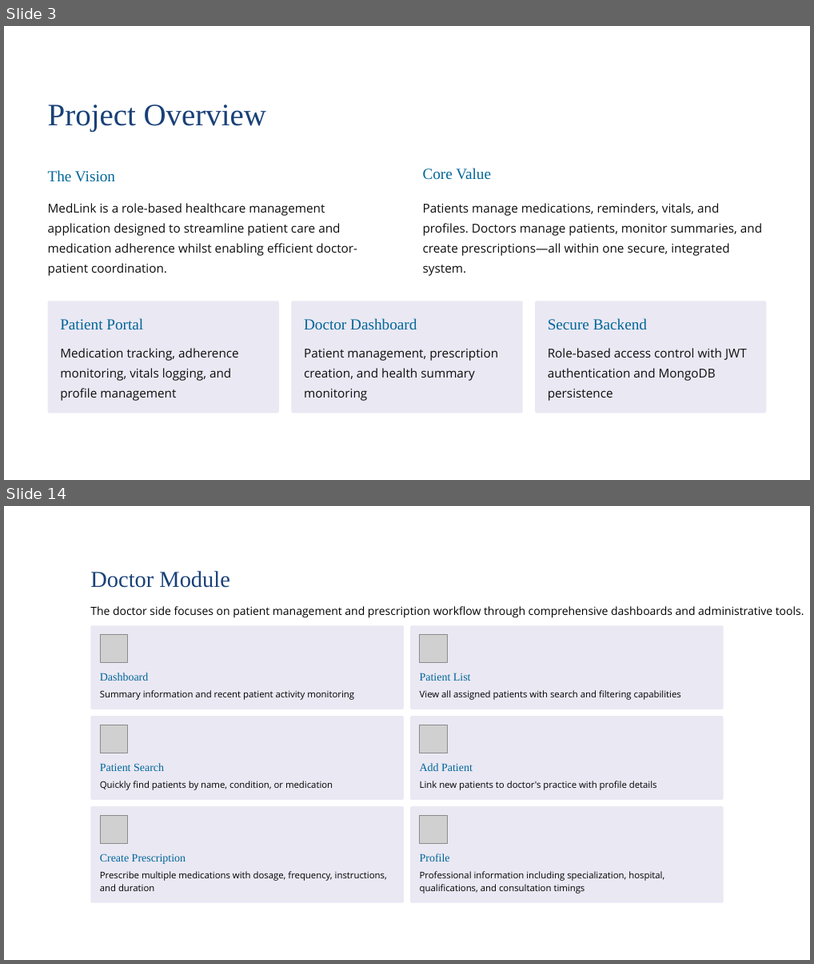
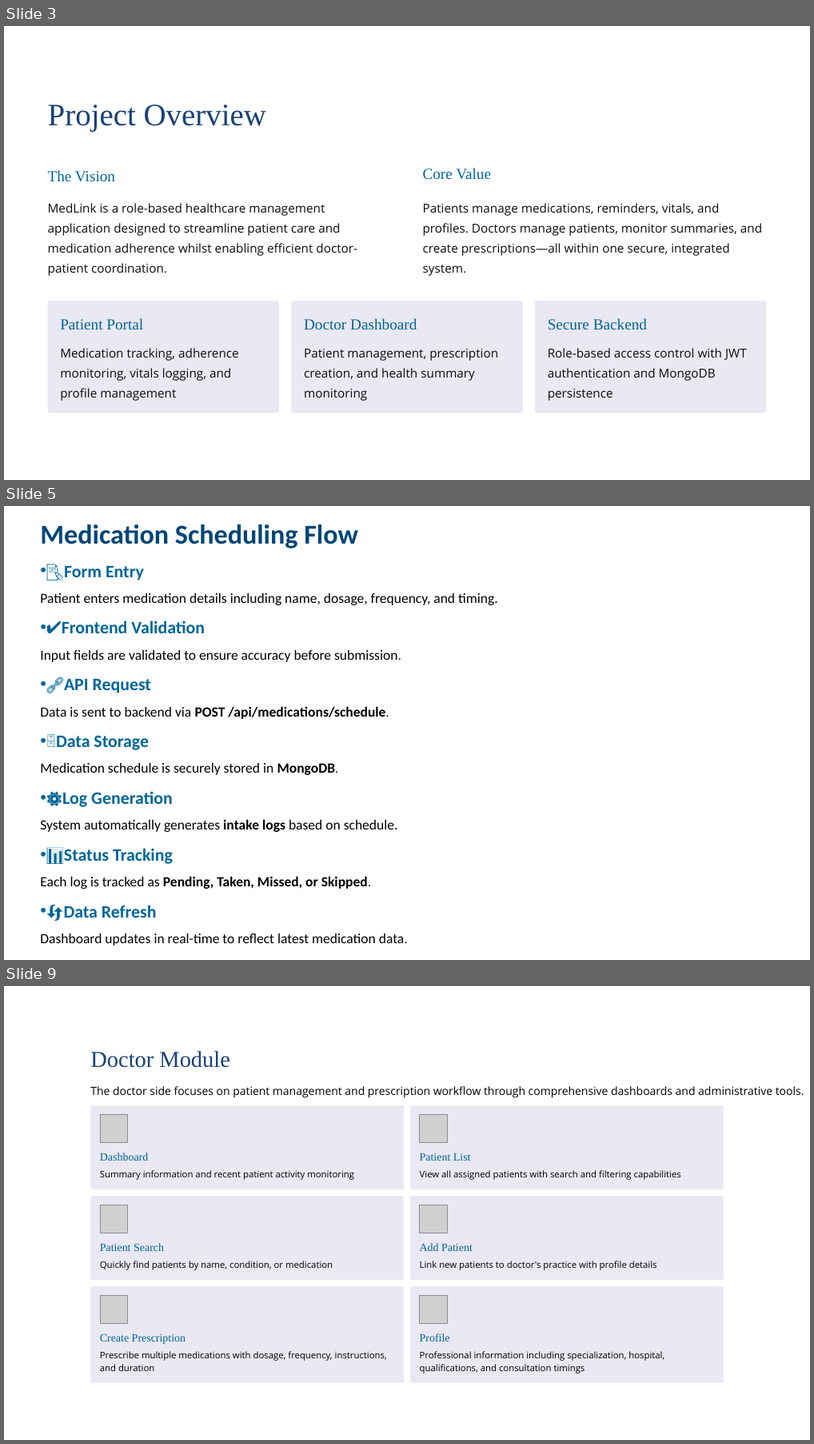
Before and after one commit to nagaraman500-stack/medlink-project, a slide deck: ppt/Medlink PPT.pptx. Shown one above the other, each under a label of ours: slides 3 and 14 before the commit, slides 3, 5 and 9 after it; the slides between them are not shown. The pictures are 814x964 and 814x1444 pixels, drawn with LibreOffice and Linux fonts; fonts in the diff are those of the drawing; grey boxes stand for pictures; background and template pictures are left out. Boxes give left, top, right and bottom in pixels: in the first picture for what was removed or moved away, otherwise in the second. Text is boxed around its words. In the diff, an @@ line names an element or a change of style, - is before the commit and + after.

```diff
--- a/ppt/Medlink PPT.pptx
+++ b/ppt/Medlink PPT.pptx
@@ slide 5 added at box(4, 506, 810, 960), background picture (left out) @@
@@ text added at box(40, 524, 498, 945), 20 pt, text #000000 @@
+Medication Scheduling Flow
+• 📝Form Entry
+  Patient enters medication details including name, dosage, frequency, and timing.
+• ✔️Frontend Validation
+  Input fields are validated to ensure accuracy before submission.
+• 🔗API Request
+  Data is sent to backend via POST /api/medications/schedule.
+• 🗄️Data Storage
+  Medication schedule is securely stored in MongoDB.
+• ⚙️Log Generation
+  System automatically generates intake logs based on schedule.
+• 📊Status Tracking
+  Each log is tracked as Pending, Taken, Missed, or Skipped.
+• 🔄Data Refresh
+  Dashboard updates in real-time to reflect latest medication data.
@@ what was slide 14 is now slide 9 @@
```
Also in this commit, not shown: 3 slides changed, 3 other slides added, 11 slides removed.
